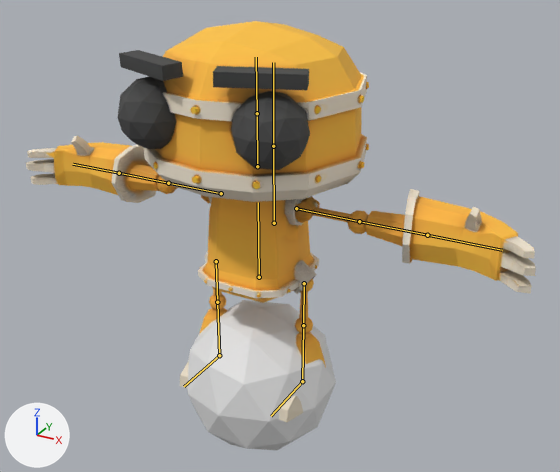
Renders of the FBX model Open-BMBR/Models/Robot.fbx from each side of a commit.
Both versions are drawn from a 50 mm lens placed at (4.38, -7.42, 5.76), pointed at (0.11, 0.34, 1.87). Every picture has the same lights, and +X, +Y and +Z are marked at lower left. The older version comes first. The bones that change, and the others that lie on the model, are drawn over the model as lines.

Names of what the first picture shows: 'Esfera geodésica', 'Torso'.
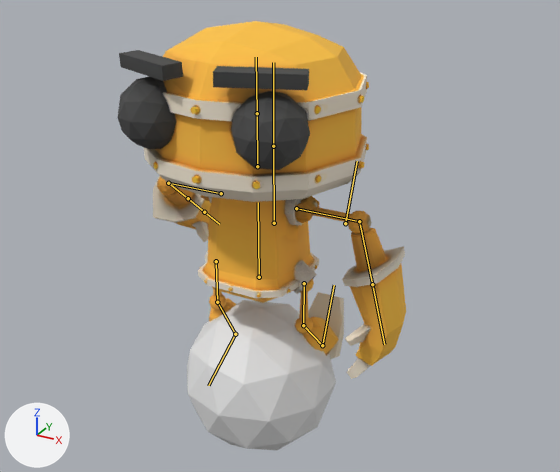
The newer file adds an action. The first version stands in its rest pose; the second is drawn at frame 22 of the action 'Armature|Armature|Armature|Walk'.

Boxes [x1, y1, x2, y2] around the edits, measured in the pictures (560 x 472 px):
'Torso', posed (43% narrower, 11% shorter)
    before: [26, 21, 536, 422]
    after: [117, 21, 406, 379]
bone 'Hand.L', root to tip
    before: (359, 221) to (427, 235)
    after: (359, 221) to (372, 284)
bone 'LowerLeg.L', root to tip
    before: (303, 325) to (302, 381)
    after: (303, 325) to (322, 345)
bone 'Foot.L', root to tip
    before: (302, 381) to (271, 416)
    after: (322, 345) to (334, 285)
bone 'Hand.R', root to tip
    before: (168, 183) to (119, 173)
    after: (168, 183) to (188, 198)
bone 'LowerLeg.R', root to tip
    before: (217, 302) to (219, 355)
    after: (217, 302) to (235, 334)

The change in detail:
Bone 'Arm.L' (bone_arm_l) turns from (0, 0, 0) to (0, 5, 0) degrees about its own x, y and z.
Bone 'Hand.L' (bone_hand_l) turns from (0, 0, 0) to (-17, 94, -95) degrees about its own x, y and z.
Bone 'LowerLeg.L' (bone_lowerleg_l) turns from (0, 0, 0) to (0, 0, -44) degrees about its own x, y and z.
Bone 'Foot.L' (bone_foot_l) turns from (0, 0, 0) to (0, 0, 155) degrees about its own x, y and z.
Bone 'Arm.R' (bone_arm_r) turns from (0, 0, 0) to (0, -55, 0) degrees about its own x, y and z.
Bone 'Hand.R' (bone_hand_r) turns from (0, 0, 0) to (-9, -97, 86) degrees about its own x, y and z.
Bone 'LowerLeg.R' (bone_lowerleg_r) turns from (0, 0, 0) to (0, 0, 31) degrees about its own x, y and z.
